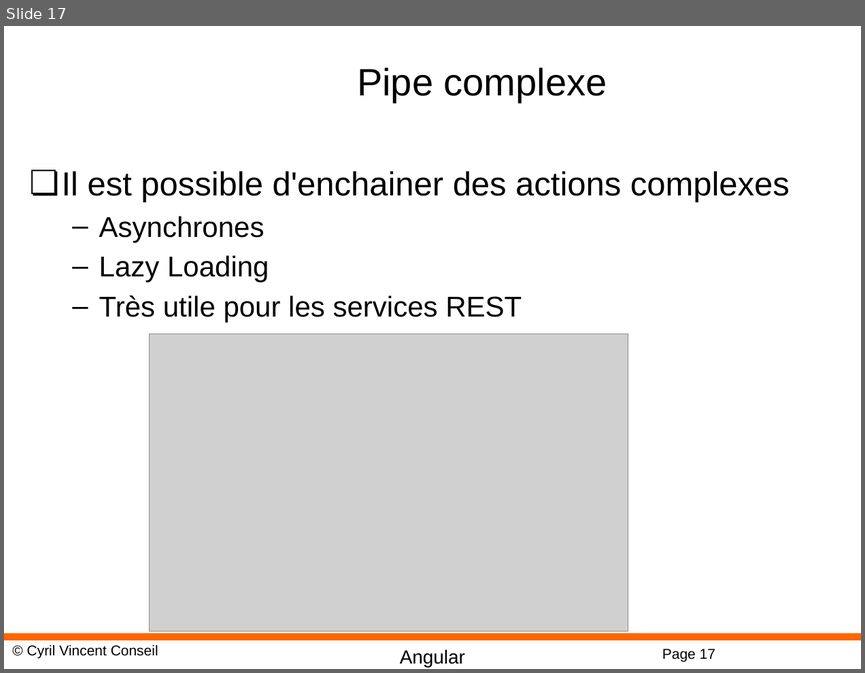
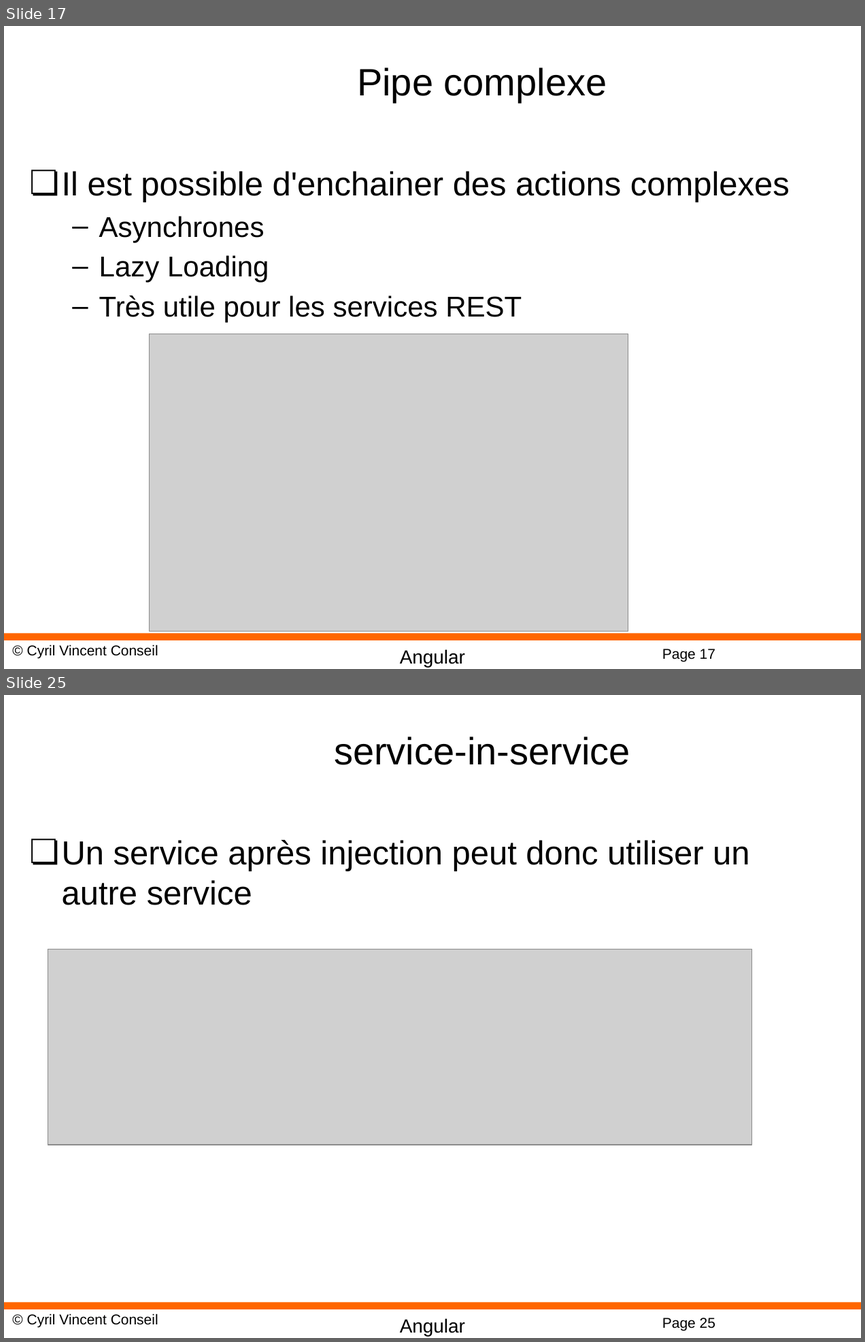
Before and after one commit to cyrilvincent/POE, a slide deck: ppt/angular/Angular13-RXJS.pptx. Shown one above the other, each under a label of ours: slide 17 before the commit, slides 17 and 25 after it; the slides between them are not shown. The pictures are 865x673 and 865x1342 pixels, drawn with LibreOffice and Linux fonts; fonts in the diff are those of the drawing; grey boxes stand for pictures; background and template pictures are left out. Boxes give left, top, right and bottom in pixels: in the first picture for what was removed or moved away, otherwise in the second. Text is boxed around its words. In the diff, an @@ line names an element or a change of style, - is before the commit and + after.

```diff
--- a/ppt/angular/Angular13-RXJS.pptx
+++ b/ppt/angular/Angular13-RXJS.pptx
@@ slide 25 added at [4,695,861,1338], background #FFFFFF; not listed: 4 template elements that a slide beside it also shows @@
@@ title added at [334,736,630,765], 32 pt, text #000000 @@
+service-in-service
@@ text added at [62,840,749,905], 28 pt, text #000000 @@
+❏ Un service après injection peut donc utiliser un autre service
@@ picture added at [48,949,751,1144] @@
```
Also in this commit, not shown: 8 other slides added, 10 other files.
